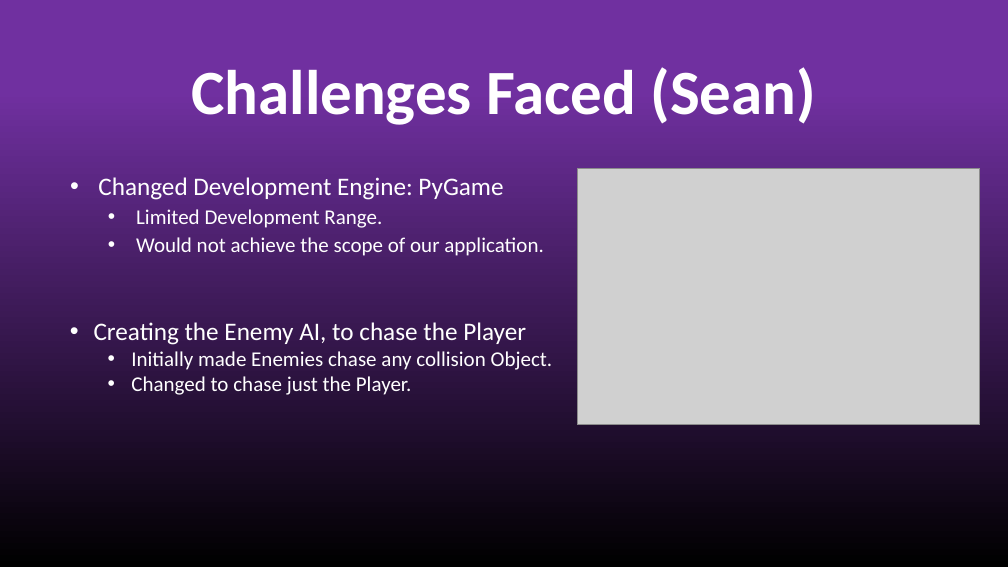
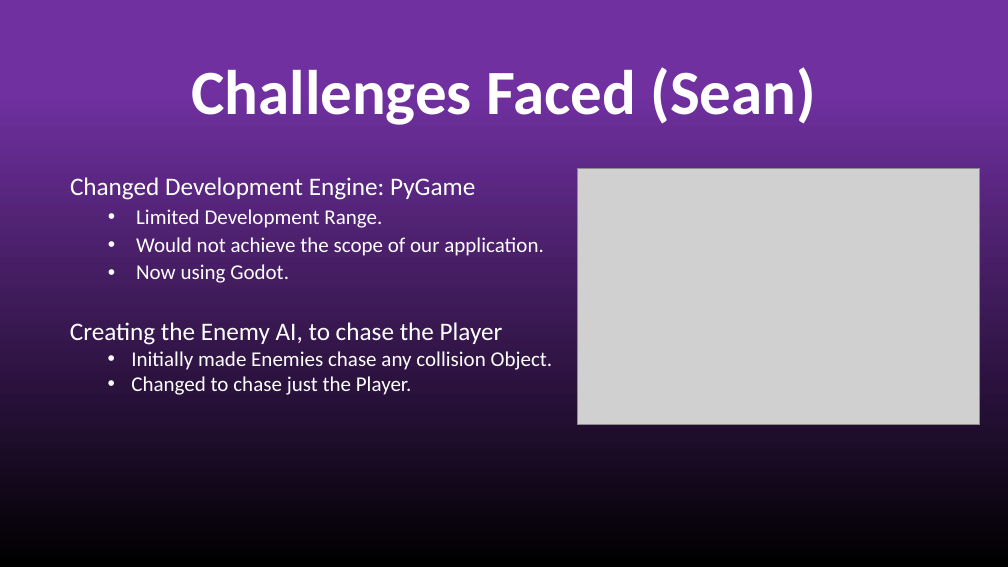
Before and after one commit to shanem1996/Plague_Panic, a slide deck: slide 7 of MIDPOINT PRESENTATION/MidPoint Presentation.pptx. Drawn at 1008x567 pixels with LibreOffice and Linux fonts; fonts in the diff are those of the drawing; grey boxes stand for pictures. Boxes give left, top, right and bottom in pixels: in the first picture for what was removed or moved away, otherwise in the second. Text is boxed around its words. In the diff, an @@ line names an element or a change of style, - is before the commit and + after.

```diff
--- a/MIDPOINT PRESENTATION/MidPoint Presentation.pptx
+++ b/MIDPOINT PRESENTATION/MidPoint Presentation.pptx
@@ subtitle at (x1=70, y1=177, x2=475, y2=200): bullet • to none @@
@@ subtitle at (x1=136, y1=264, x2=289, y2=283): paragraph added @@
+  • Now using Godot.
@@ text at (x1=70, y1=322, x2=503, y2=345): bullet • to none @@
```
Also in this commit, not shown: 1 other slide changed, 1 slide added.
